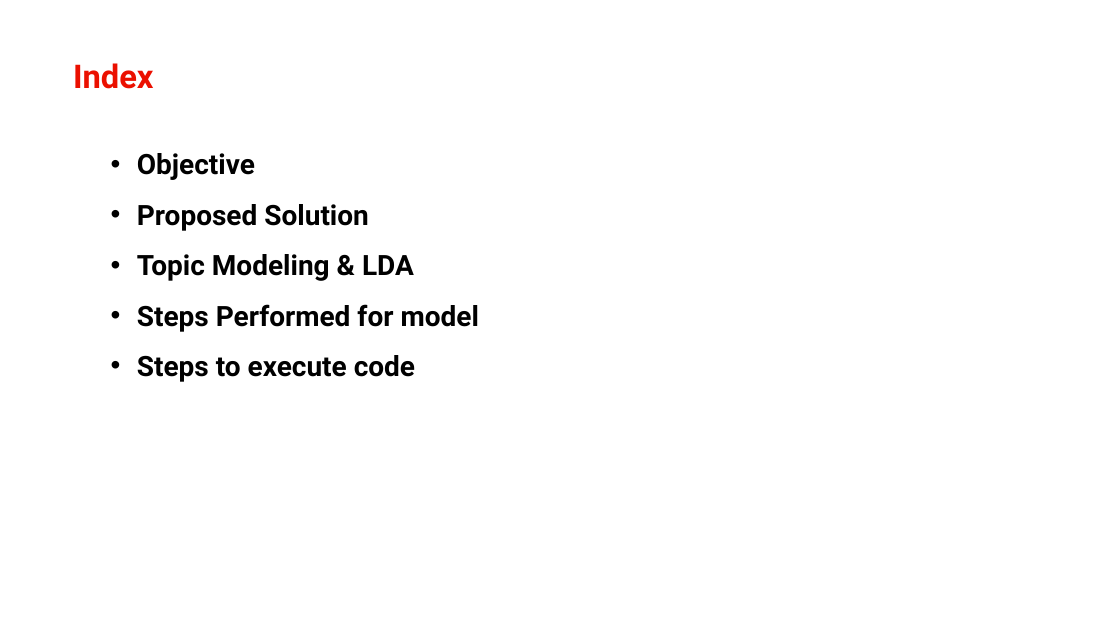
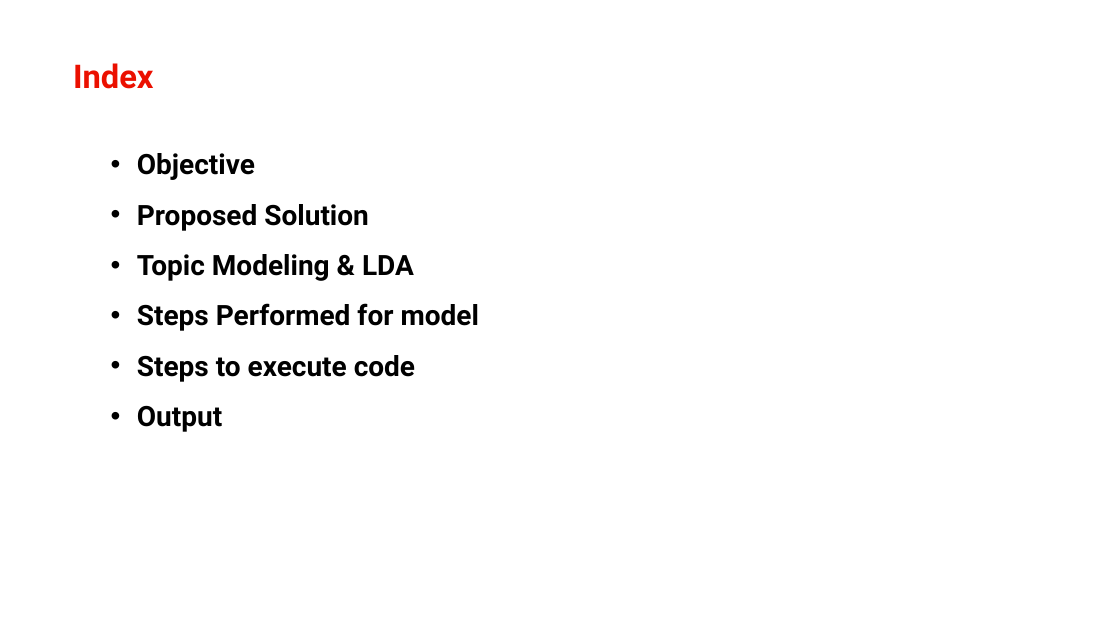
Before and after one commit to srchirag27/LDA_Based_Recommendation_Engine, a slide deck: slide 2 of Recommendation Engine.pptx. Drawn at 1120x630 pixels with LibreOffice and Linux fonts; fonts in the diff are those of the drawing; background and template pictures are left out. Boxes give left, top, right and bottom in pixels: in the first picture for what was removed or moved away, otherwise in the second. Text is boxed around its words. In the diff, an @@ line names an element or a change of style, - is before the commit and + after.

```diff
--- a/Recommendation Engine.pptx
+++ b/Recommendation Engine.pptx
@@ text at (137,405,222,432): paragraph added @@
+• Output
```
Also in this commit, not shown: 1 slide added.
